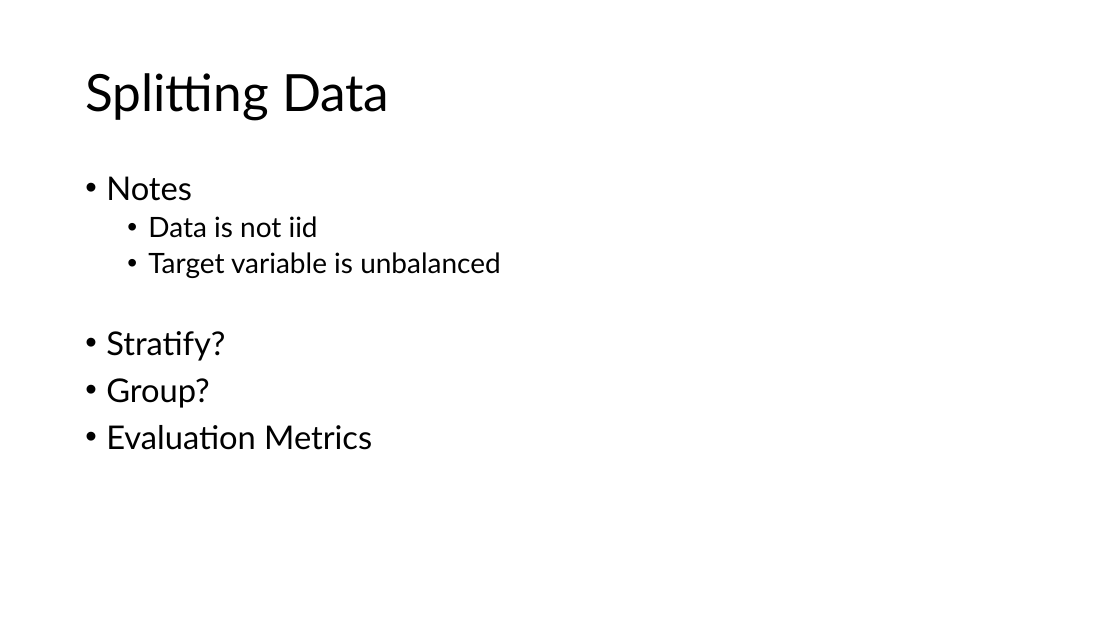
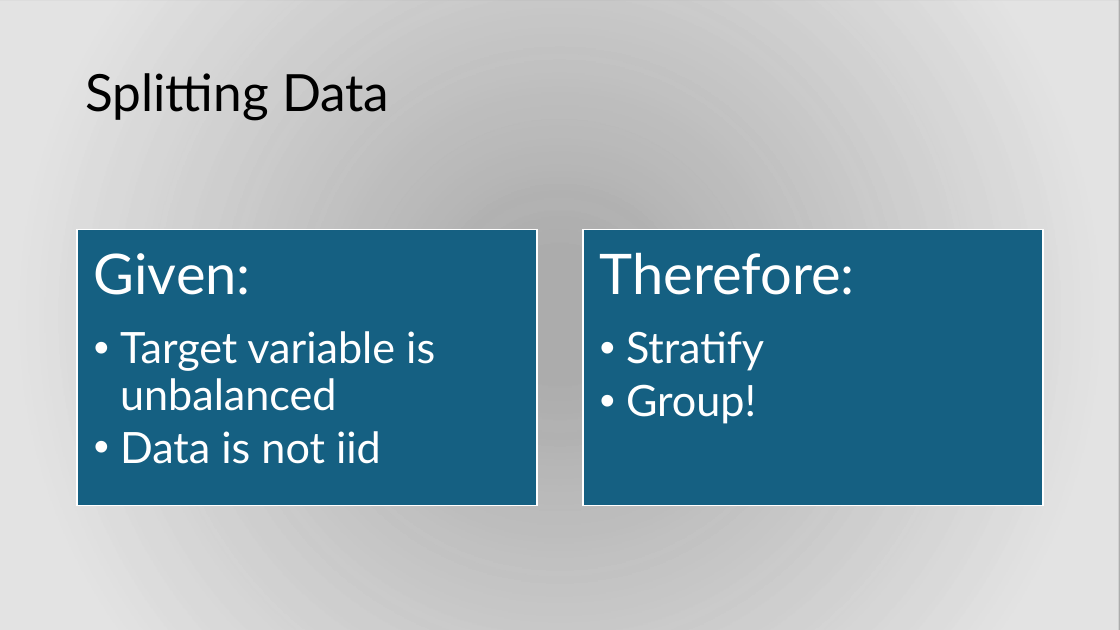
Before and after one commit to dwang0120/Hospital-No-Shows, a slide deck: slide 10 of Hospital No Shows.pptx (slide 12 before the commit). Drawn at 1120x630 pixels with LibreOffice and Linux fonts; fonts in the diff are those of the drawing; background and template pictures are left out; a plain dark background stands for a picture behind light text. Boxes give left, top, right and bottom in pixels: in the first picture for what was removed or moved away, otherwise in the second. Text is boxed around its words. In the diff, an @@ line names an element or a change of style, - is before the commit and + after.

```diff
--- a/Hospital No Shows.pptx
+++ b/Hospital No Shows.pptx
@@ background #FFFFFF to picture (left out) @@
@@ rectangle added at box(0, 0, 1120, 630), fill gradient #E8E8E8 @@
@@ text removed at box(106, 176, 501, 450) @@
-• Notes
-  • Data is not iid
-  • Target variable is unbalanced
-• Stratify?
-• Group?
-• Evaluation Metrics
@@ group added at box(77, 229, 1043, 505): 2 rectangles, 2 texts @@
+Given:
+  • Target variable is unbalanced
+  • Data is not iid
+Therefore:
+  • Stratify
+  • Group!
```
Also in this commit, not shown: 8 other slides changed, 9 slides added, 3 slides removed, 1 other file.
